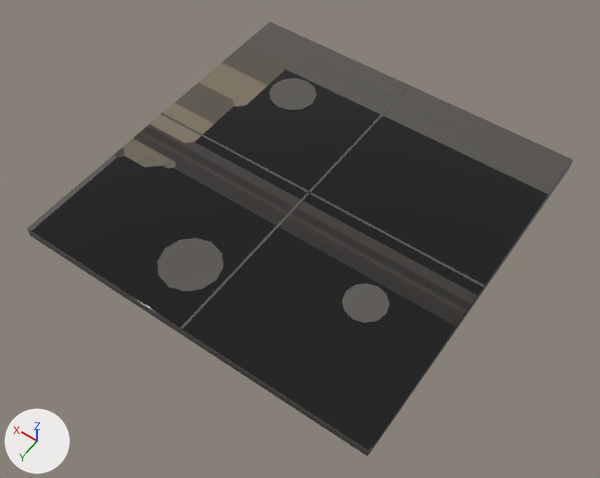
Before and after pictures for a commit that changed the glTF model godot/assets/golda67/podzemka/g67_pz_floor_dry.glb.
One viewpoint serves both versions: a camera (50 mm lens) standing at (-3.19, 4.62, 6.41) and looking at (-0.12, 0.33, -0.33). Arrows for +X, +Y and +Z are at lower left; the lights stay in place. The picture after the commit comes second. Vertices at exactly the same position are counted once.

Objects in the first picture: 'g67_pz_floor_dry'.
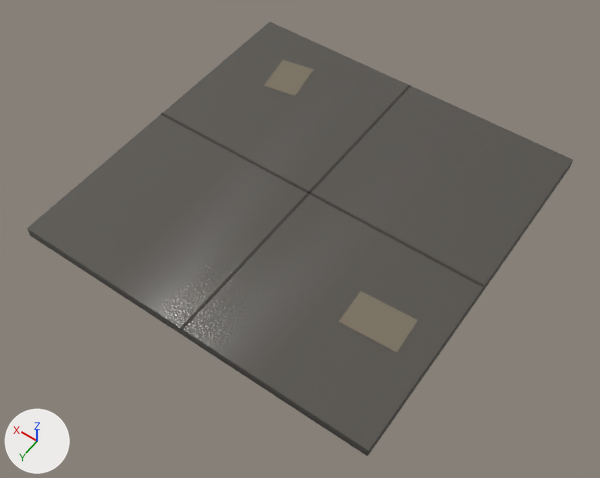
What differs and where, as boxes (x1, y1, x2, y2) in the pictures (600 x 478 px):
part 1 of me_g67_pz_floor_dry, deleted
    before: (157, 238, 224, 292)
part 2 of me_g67_pz_floor_dry, reshaped
    before: (342, 283, 390, 323)
    after: (339, 291, 418, 353)
part 3 of me_g67_pz_floor_dry, added (brown)
    after: (264, 60, 314, 96)
part 4 of me_g67_pz_floor_dry, surface changed (black to grey)
    both: (29, 58, 571, 453)

What changed in the scene script:
```text
Change me_g67_pz_floor_dry:
    used by ob_g67_pz_floor_dry; location = (0.0, 0.0, -0.06)
    remove me_g67_pz_floor_dry.from_pydata(...)  # 144 vertices, 264 faces; spans x -2.0..2.0, y -2.0..2.0, z -0.06..0.06
    add me_g67_pz_floor_dry.from_pydata(...)  # 88 vertices, 156 faces; spans x -2.0..2.0, y -2.0..2.0, z -0.06..0.06
    me_g67_pz_floor_dry part 1: the loose piece of 24 vertices spanning x 0.08..0.72, y 1.08..1.72, z 0.06 is deleted
    me_g67_pz_floor_dry part 2
    19 vertices are removed from x -1.42..-0.98, y 0.58..1.02, z 0.06
    43 faces are deleted
    5 vertices move from x -1.2..-0.98, y 0.8..1.02, z 0.06 to x -1.71..-1.09, y 0.68..1.08, z 0.06
    3 vertices are added at (-1.69, 0.68, 0.06), (-1.11, 1.12, 0.06), (-1.11, 1.12, 0.06)
    11 new faces join them
    me_g67_pz_floor_dry part 3
    8 vertices are added at x 0.96..1.44, y -1.58..-1.02, z 0.06
    12 new faces join them
    me_g67_pz_floor_dry part 4: 133 kept faces spanning x -2.0..2.0, y -2.0..2.0, z -0.06..0.06 get new texture (UV) coordinates
    other edits to the shape of me_g67_pz_floor_dry do not show in these pictures
```
